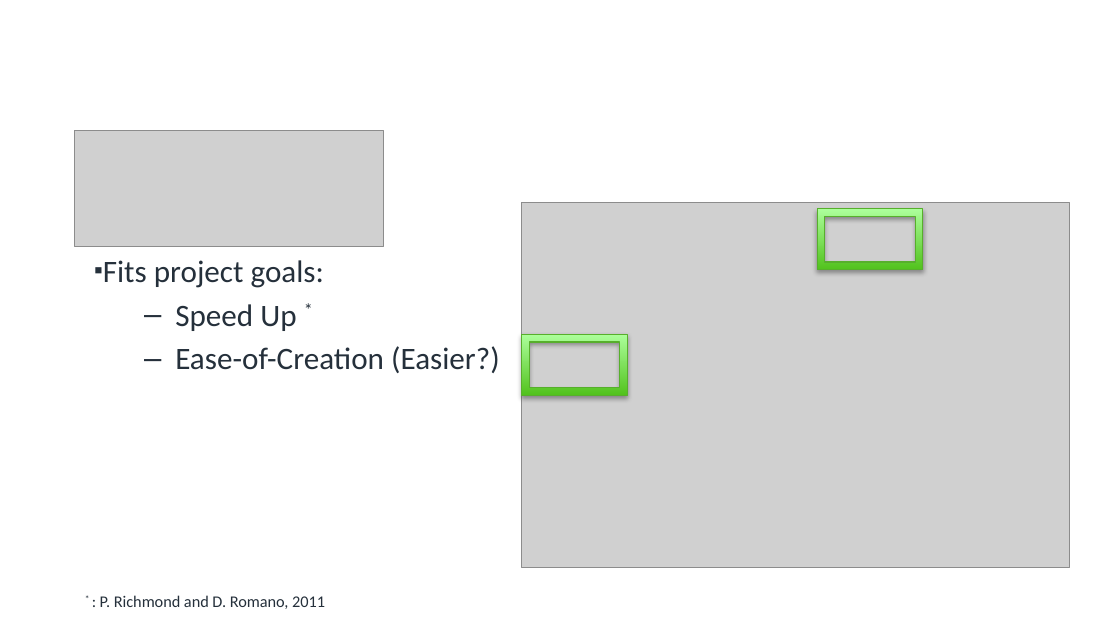
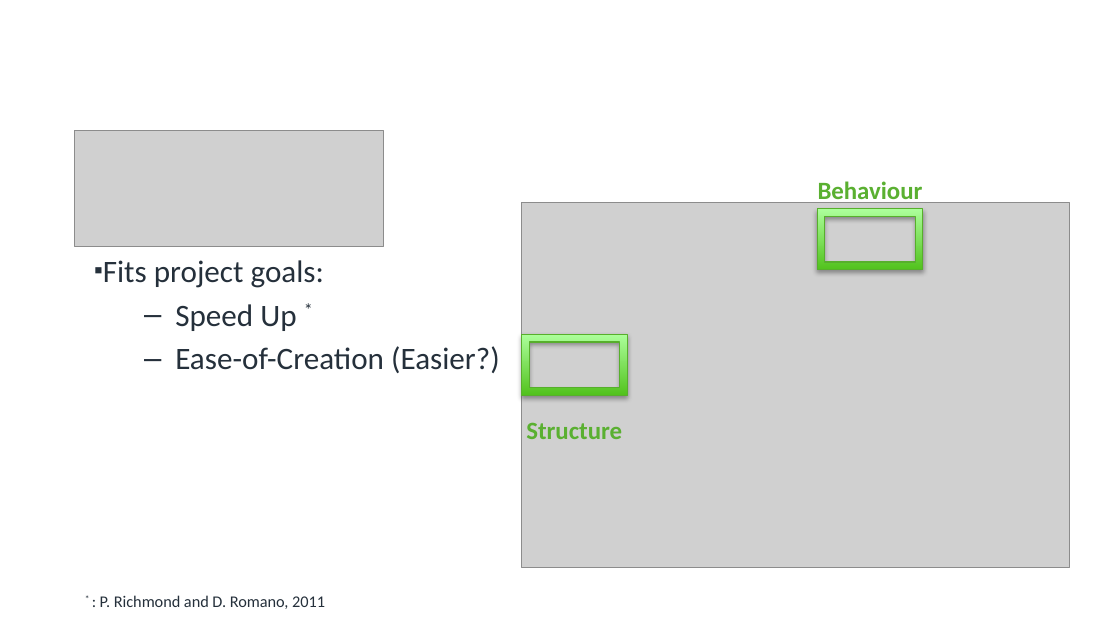
Before and after one commit to Oliver-Binns/PRIY, a slide deck: slide 9 of Presentation/Final/Presentation.pptx. Drawn at 1120x631 pixels with LibreOffice and Linux fonts; fonts in the diff are those of the drawing; grey boxes stand for pictures; background and template pictures are left out. Boxes give left, top, right and bottom in pixels: in the first picture for what was removed or moved away, otherwise in the second. Text is boxed around its words. In the diff, an @@ line names an element or a change of style, - is before the commit and + after.

```diff
--- a/Presentation/Final/Presentation.pptx
+++ b/Presentation/Final/Presentation.pptx
@@ text added at [818,181,923,205], 16 pt, text #5AB031, bold @@
+Behaviour
@@ text added at [526,422,622,439], 16 pt, text #5AB031, bold @@
+Structure
```
Also in this commit, not shown: 2 other slides changed, 1 other file.
